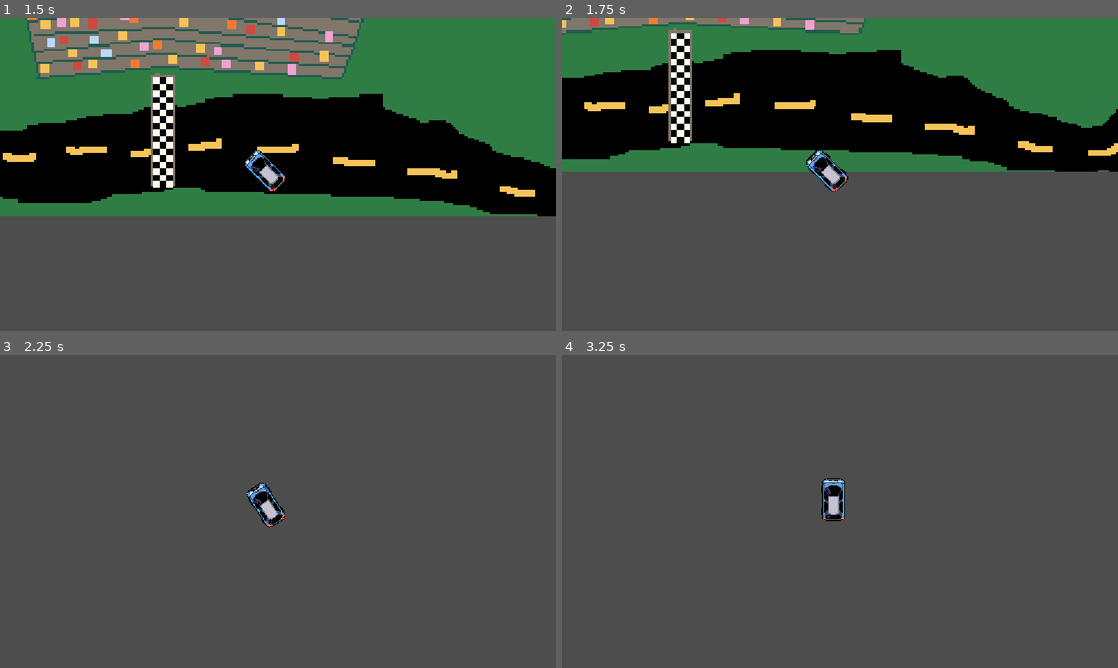
Above: before the commit, frames 1-4 (two rows, left to right).
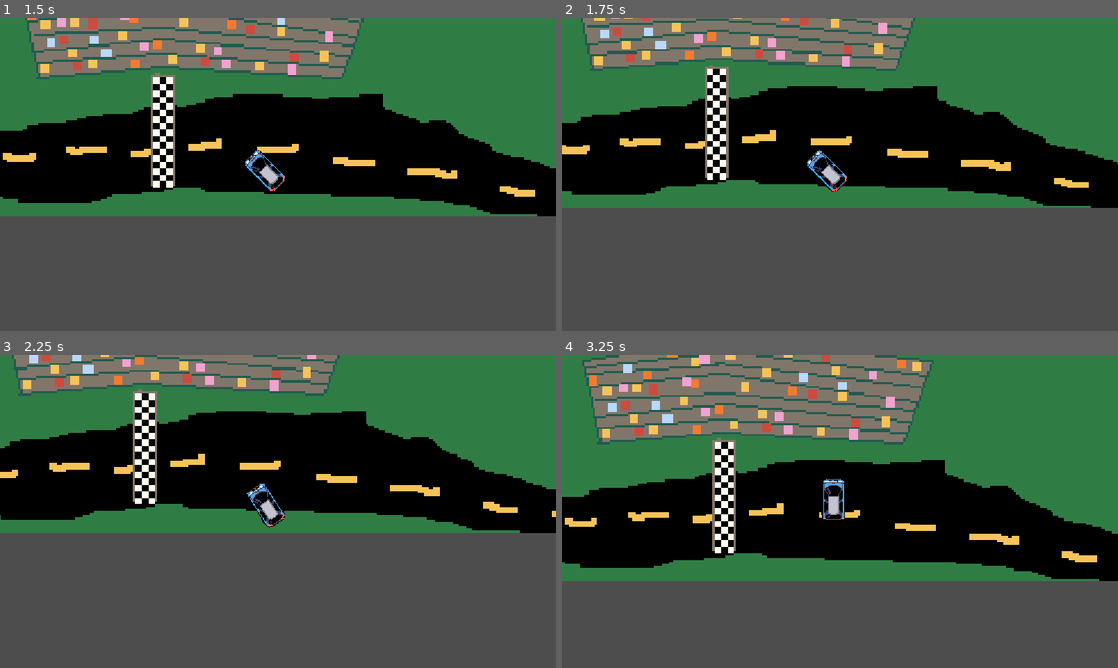
Above: after the commit, the same moments.

Repository: siryanni/bouncy-racing
Game: Godot game, scene res://scene.tscn
The game is run twice, just before and just after one commit, with the same random seed, the same clock (stepped at 60 frames per second) and the same inputs.
Inputs:
- Up to frame 1 (1.5 s): hold Right (ui_right) 0.53-1.28 s; hold Down (ui_down) from 1.28 s (still down)
- Up to frame 2 (1.75 s): keep holding Down (ui_down)
- Up to frame 3 (2.25 s): release Down (ui_down) at 2.03 s; hold Right (ui_right) from 2.03 s (still down)
- Up to frame 4 (3.25 s): release Right (ui_right) at 2.78 s; hold Up (ui_up) from 2.78 s (still down)

Frame 1 is identical in both runs. In frame 2, 35% of the frame differs, in the area x 0-100%, y 0-61%; in frame 3, 56%; in frame 4, 72%, in the area x 0-100%, y 0-73%.

Commit message:
Fixed collision

Diff:
--- a/bouncy-racing/bouncy-racing/character_body_2d.gd
+++ b/bouncy-racing/bouncy-racing/character_body_2d.gd
@@ -28,4 +28,7 @@
 	move_and_slide()
 
 func _on_boundaries_area_entered(area: Area2D) -> void:
+	print("collided")
+	velocity.x=-velocity.x
+	velocity.y=-velocity.y
 	return;
--- a/bouncy-racing/bouncy-racing/scene.tscn
+++ b/bouncy-racing/bouncy-racing/scene.tscn
@@ -6,10 +6,7 @@
 [ext_resource type="PackedScene" uid="uid://c0a00yjdhty4m" path="res://boundaries.tscn" id="4_u3cyc"]
 
 [sub_resource type="RectangleShape2D" id="RectangleShape2D_3fch8"]
-size = Vector2(29, 15)
-
-[sub_resource type="RectangleShape2D" id="RectangleShape2D_g7v3m"]
-size = Vector2(119, 7)
+size = Vector2(29, 14.25)
 
 [node name="Node2D" type="Node2D" unique_id=2050125218]
 
@@ -36,17 +33,9 @@
 position = Vector2(0, 1)
 
 [node name="CollisionShape2D" type="CollisionShape2D" parent="CharacterBody2D/Area2D" unique_id=696948346]
-position = Vector2(-45, -260)
+position = Vector2(-2, 2.875)
 shape = SubResource("RectangleShape2D_3fch8")
 
-[node name="Boundaries" type="Area2D" parent="." unique_id=516713079]
-position = Vector2(559, 658)
-
-[node name="CollisionShape2D" type="CollisionShape2D" parent="Boundaries" unique_id=1161613600]
-position = Vector2(427, 627)
-rotation = -0.116937056
-shape = SubResource("RectangleShape2D_g7v3m")
-
-[node name="Boundaries2" parent="." unique_id=403025889 instance=ExtResource("4_u3cyc")]
+[node name="Boundaries" parent="." unique_id=403025889 instance=ExtResource("4_u3cyc")]
 
 [connection signal="area_entered" from="Boundaries" to="CharacterBody2D" method="_on_boundaries_area_entered"]
